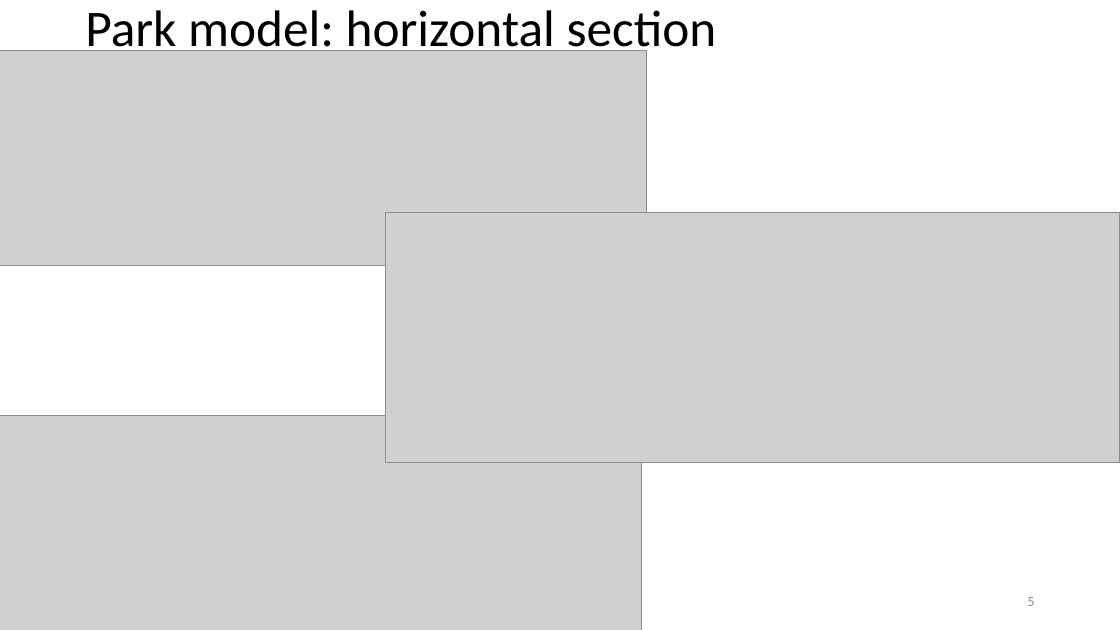
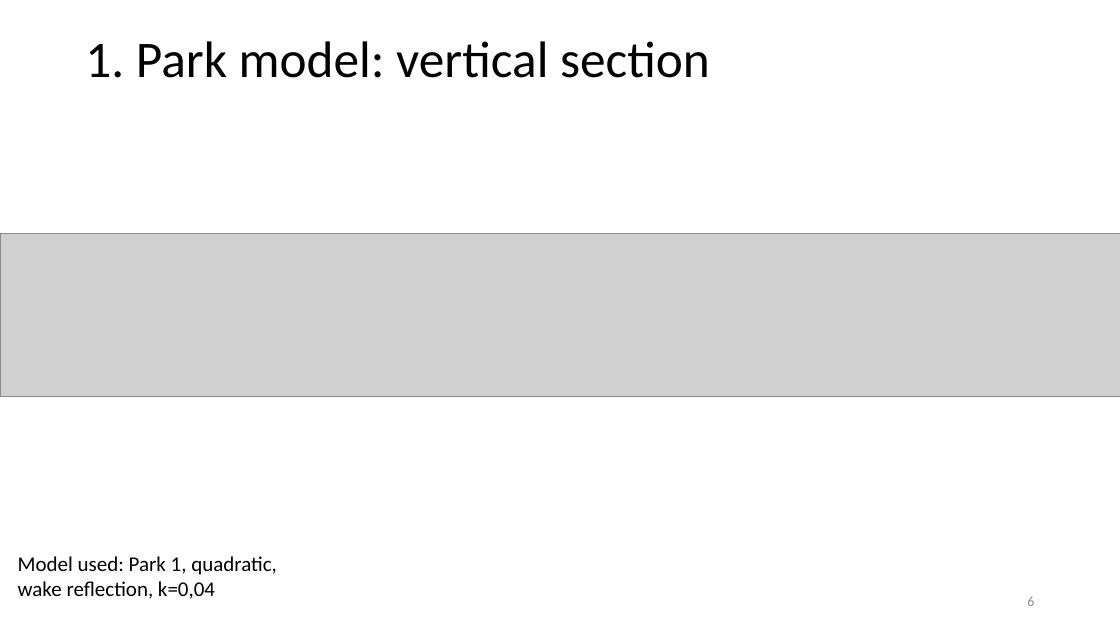
Before and after one commit to obossuyt/Thesis_Ottelien, a slide deck: slide 6 of Meetings & Official Documents/20180213_Meeting07.pptx (slide 5 before the commit). Drawn at 1120x630 pixels with LibreOffice and Linux fonts; fonts in the diff are those of the drawing; grey boxes stand for pictures. Boxes give left, top, right and bottom in pixels: in the first picture for what was removed or moved away, otherwise in the second. Text is boxed around its words. In the diff, an @@ line names an element or a change of style, - is before the commit and + after.

```diff
--- a/Meetings & Official Documents/20180213_Meeting07.pptx
+++ b/Meetings & Official Documents/20180213_Meeting07.pptx
@@ picture removed at (0,51,647,266) @@
@@ text at (85,41,710,78): text changed @@
-Park model: horizontal section
+1. Park model: vertical section
@@ picture added at (0,234,1120,396) @@
@@ picture removed at (386,212,1120,462) @@
@@ picture removed at (0,416,641,630) @@
@@ text added at (18,556,277,599), 18 pt, text #000000 @@
+Model used: Park 1, quadratic, wake reflection, k=0,04
```
Also in this commit, not shown: 11 other slides changed, 8 slides added, 1 slide removed.
